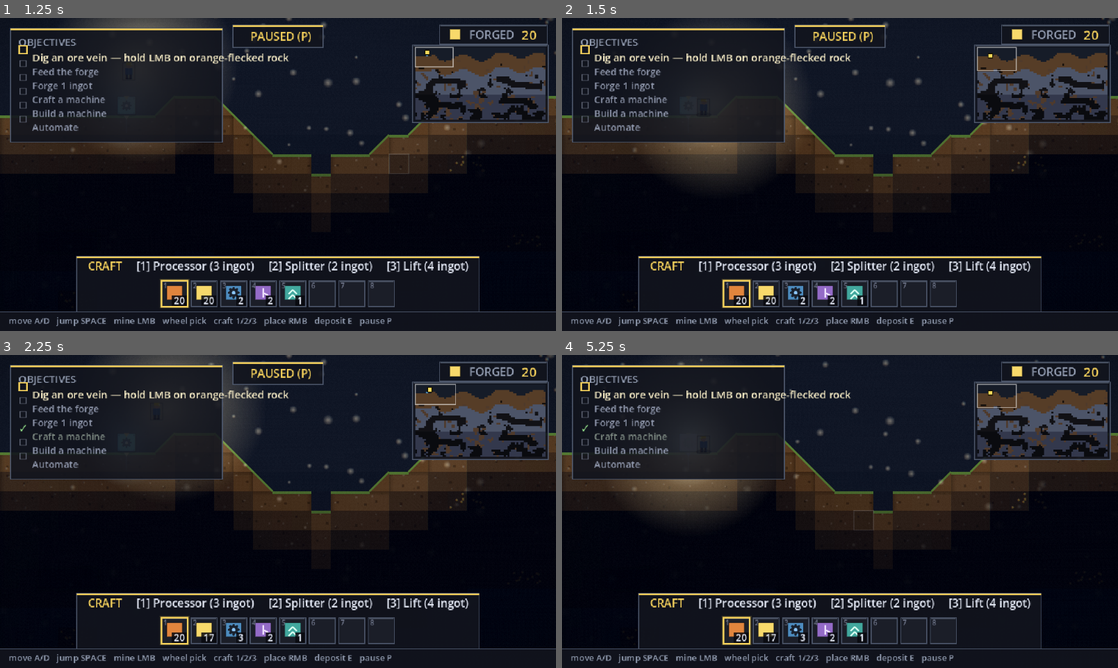
Above: before the commit, frames 1-4 (two rows, left to right).
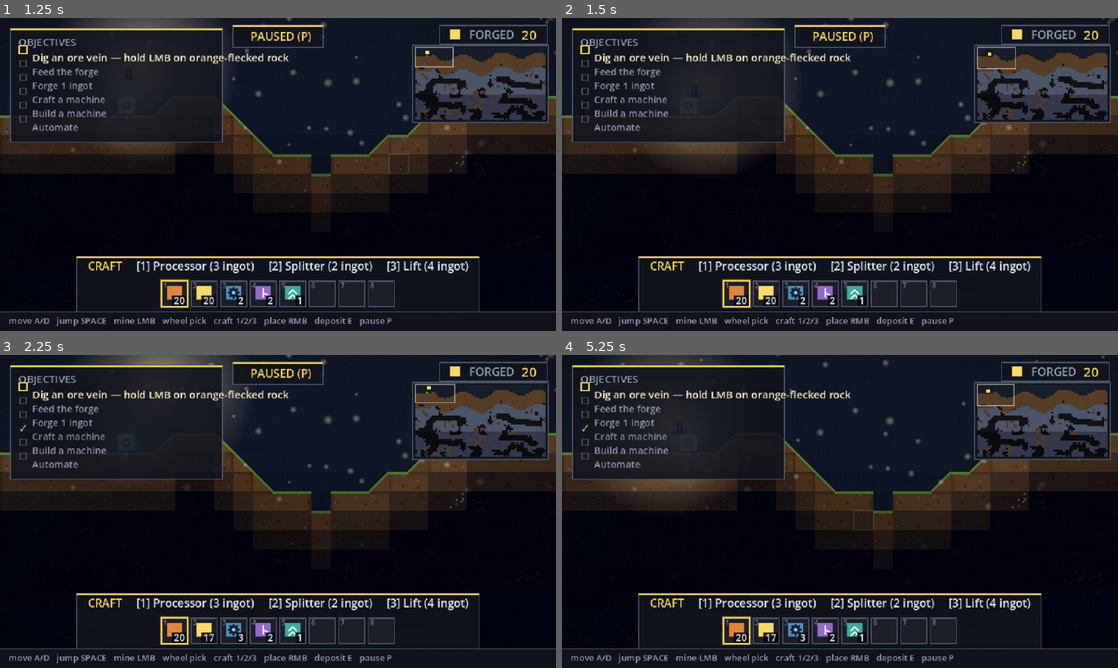
Above: after the commit, the same moments.

Repository: teohondascully/sinkforge
Game: Godot game, scene res://scenes/main.tscn
Same seed, same stepped clock (60 frames per second), same inputs: the game is played once before the commit and once after it.
Inputs (mouse positions are in pixels of both pictures, inside the frame that each line leads up to):
- Up to frame 1 (1.25 s): tap Enter at 0.5 s; move the mouse to (400, 158) at 0.52 s; hold Right from 0.53 s (still down); tap P at 0.6 s; click (400, 158) at 0.67 s; tap Space at 0.77 s
- Up to frame 2 (1.5 s): release Right at 1.25 s; drag from (728, 190) to (812, 237) at 1.27 s
- Up to frame 3 (2.25 s): tap Space at 2 s; move the mouse to (333, 442) at 2.02 s; hold Right from 2.03 s (still down); tap 1 at 2.1 s
- Up to frame 4 (5.25 s): release Right at 2.75 s; drag from (812, 574) to (673, 464) at 2.77 s; move the mouse to (1006, 558) at 3.52 s; hold Left 3.53-4.25 s; tap E at 3.6 s; tap Space at 3.77 s; drag from (673, 464) to (756, 433) at 4.27 s; tap Enter at 5 s; move the mouse to (867, 511) at 5.02 s; hold Left from 5.03 s (still down); tap P at 5.1 s; click (867, 511) at 5.17 s

Frame 1 is identical in both runs. In frame 2, 1.1% of the frame differs, in the area x 17-82%, y 0-52%; in frame 3, 0.4%; in frame 4, 1.8%, in the area x 9-82%, y 0-53%.

Commit message:
movement: unified auto step-up + floor-snap — fix pit-trap & stuck-on-step
Root cause (both reported bugs): the body had TWO disagreeing floor authorities —
a 1-D heightmap glide (surface_row/ramp_dir) and the real 2-D AABB resolve. The
heightmap can't see dug pits, cave floors, or machines, so:
- a dug 1-wide pit is a valley (ramp_dir 0) → no ramp to climb → the AABB wall
 blocked you ~1px before the (ramp-less) climb → trapped. (Fast-walking "auto-
 jumps" the same gap only because a wide body bridges it — inconsistent.)
- anywhere the heightmap glide bailed (post-dig terrain, a 2-tile-ish spot, a
 clearance reject), a 1-tile rise became an unclimbable wall → "stuck on a slope".

Fix — make the AABB the SOLE authority off genuine ramps:
- _follow_slope now acts ONLY on a rendered ramp (ramp_dir≠0); flat/pit/cave/
 post-dig terrain falls through to the AABB.
- _resolve_axis(true) gains auto STEP-UP: when blocked by a ≤MAX_STEP rise WITH
 head clearance (_aabb_blocked), lift onto it and keep moving — climbs out of a
 pit, over a cave ledge, AND over your own 1-tile machines (the long-deferred
 walk-over-machines). Taller walls / machine-with-ceiling stay honest jumps.
- _snap_to_floor: the mirror — hug a ≤MAX_DROP descending step so walking down
 reads smooth without the heightmap.
- a step-up skips that frame's gravity drop (else the same-frame fall yanks the
 perched body back down before it advances onto the ledge).

Harness: NEW tools/check_step.gd — a NO-JUMP traversal that asserts pit climb-out
+ machine walk-over (the gap check_walk masked with its stuck-jump workaround).
Both PASS. Regression: sim ALL PASS, run/jump in tolerance (apex 63 / speed 150),
check_walk no backward snaps (and 13% fewer frames — fewer forced hops), 5/5
play-goals MET.

Diff:
--- a/scenes/player.gd
+++ b/scenes/player.gd
@@ -4,11 +4,17 @@
 ## The embodied avatar — P2·S1a. PURELY a representation-layer entity: it reads the sim's world
 ## (is_solid / machine_at) for collision but NEVER enters the deterministic tick and never writes
 ## production state. Delete it and the factory numbers are identical. Movement is a small custom
-## platformer controller with per-axis move-then-resolve AABB collision against the sim's solid
-## cells, the machines, and the world walls/floor (safe from tunnelling at these speeds vs 32px
-## cells; would need substep clamping only under severe frame drops) — plain GDScript so the feel is
-## fully ours to
+## platformer controller with per-axis move-then-resolve AABB collision against the sim's solid cells,
+## the machines, and the world walls/floor (safe from tunnelling at these speeds vs 32px cells; would
+## need substep clamping only under severe frame drops) — plain GDScript so the feel is fully ours to
 ## tune (custom-now, not TileMap; see docs/DECISIONS.md / prompts/prototype-2.md).
+##
+## FLOOR AUTHORITY (the 2026-06 movement-rebuild fix). The heightmap slope-follow (surface_row/ramp_dir)
+## glides smooth 45° ramps but only knows a 1-D per-column surface — it can't see cave floors, dug pits,
+## or machines, so it used to FIGHT the AABB and trap you in a 1-pit. Now it acts ONLY on a genuine
+## rendered ramp (ramp_dir≠0); EVERYWHERE ELSE the AABB is the sole authority via two mirror moves in the
+## resolve: auto STEP-UP a ≤1-tile rise (climb out of a pit, over a machine, up a cave ledge) and
+## floor-SNAP a ≤1-tile descent (hug stairs/slopes without launching). Guarded by tools/check_step.gd.
 ##
 ## DESIGN-OPEN: every number here (speed, gravity, jump, size) is placeholder feel, measured vs
 ## intended by the harness (tools/measure_player.gd) and tuned by taste — see docs/HARNESS.md.
@@ -51,6 +57,8 @@
 var _was_on_floor: bool = false
 var _squash: float = 0.0             ## 0..1 landing squash, decays — pure visual
 var _walk_phase: float = 0.0         ## walk-cycle clock for the bob / future anim-frame pick
+var _step_grounded: bool = false     ## set per-step: may the horizontal resolve auto-step UP this frame?
+var _stepped: bool = false           ## set BY the resolve when it auto-stepped up onto a ledge this frame
 
 
 func _physics_process(delta: float) -> void:
@@ -107,24 +115,34 @@
 		velocity.y = minf(velocity.y, -LIFT_RISE_SPEED)
 		grounded = false
 
-	# Horizontal move, THEN follow the ground slope (lift/lower y in lockstep with x) BEFORE the
-	# horizontal collision resolve — so a single-tile rise is glided up as a 45° ramp rather than
-	# blocking x and teleporting. A taller rise isn't followed, so the resolve blocks it as a wall.
+	# Horizontal move. Two floor authorities, cleanly separated so they can't fight (the old conflict
+	# that trapped you in a dug 1-pit): on a GENUINE rendered ramp (ramp_dir≠0) the heightmap glides the
+	# feet up/down the 45° hypotenuse for a smooth slope; EVERYWHERE ELSE (flat, pits, valleys, caves,
+	# post-dig terrain, machines) the AABB is the sole authority — auto STEP-UP for ≤1-tile rises in the
+	# resolve below, and floor-SNAP for ≤1-tile descents. So slopes stay smooth, and you climb out of a
+	# pit / over a machine instead of wedging against it.
 	position.x += velocity.x * delta
-	var on_ramp: bool = false
-	if grounded and velocity.y >= 0.0:
-		on_ramp = _follow_slope()
+	var glided: bool = false
+	if grounded and velocity.y >= 0.0 and sim.ramp_dir(_cell_of(position).x) != 0:
+		glided = _follow_slope()
+	_step_grounded = grounded          # let the horizontal resolve auto-step ≤1-tile walls when grounded
+	_stepped = false
 	_resolve_axis(true)
 
-	# On a ramp the feet ride a virtual hypotenuse ABOVE the real solid square, so the square resolve
-	# can't see the floor — _follow_slope grounds the body itself. Otherwise integrate gravity normally.
-	if on_ramp:
+	# On a ramp the feet ride a virtual hypotenuse ABOVE the real solid square — _follow_slope grounds
+	# the body itself. An auto step-up likewise just placed the feet ON a ledge (perched on its edge, its
+	# footprint may still hang over the lower cell) — so SKIP this frame's gravity drop too, or the same
+	# frame's fall would yank it straight back down; next frame it walks forward fully onto the ledge.
+	# Otherwise integrate gravity, resolve, then snap down a descending step so the body HUGS the terrain.
+	if glided or _stepped:
 		velocity.y = 0.0
 		on_floor = true
 	else:
 		position.y += velocity.y * delta
 		on_floor = false
 		_resolve_axis(false)
+		if grounded and not on_floor and velocity.y >= 0.0:
+			_snap_to_floor()
 
 	# Landing squash + a one-shot "landed hard" signal for juice, on touching ground after a real fall.
 	if on_floor and not _was_on_floor and impact_v > 240.0:
@@ -201,6 +219,20 @@
 				var ov_y: float = minf(rect.end.y, cell_rect.end.y) - maxf(rect.position.y, cell_rect.position.y)
 				if ov_x > ov_y:
 					continue          # shallower in Y → a ledge to step/land onto, not a wall to block
+				# A WALL in our path. Before blocking, try to STEP UP onto it — the unified auto-step the
+				# heightmap slope-follow can't give: identical for a dug pit's edge, a cave ledge, and a
+				# placed machine (none are in surface_row/ramp_dir). Only a ≤1-tile rise WITH head
+				# clearance steps; anything taller stays a wall you must jump.
+				if _step_grounded and absf(velocity.x) > 1.0:
+					var lift: float = rect.end.y - cell_rect.position.y  # feet depth below the obstacle top
+					if lift > 0.5 and lift <= MAX_STEP:
+						var lifted := Rect2(rect.position.x, rect.position.y - lift, WIDTH, HEIGHT)
+						if not _aabb_blocked(lifted):
+							position.y -= lift
+							on_floor = true
+							_stepped = true          # tell _step to skip this frame's gravity drop
+							rect = _aabb()
+							continue                 # stepped up; keep the x-move, don't block it
 				# Push out by the penetration depth, away from the cell centre (no snap-to-face teleport).
 				position.x += ov_x if rect.get_center().x > cell_rect.get_center().x else -ov_x
 				velocity.x = 0.0
@@ -224,6 +256,45 @@
 	if cell.y < 0:
 		return false
 	return sim.is_solid(cell) or sim.machine_at(cell) != null
+
+
+## Hug descending terrain WITHOUT the heightmap: after a grounded move that left the body hanging just
+## above a lower step (a 1-tile drop, a descending stair, the lip of a pit), snap the feet down onto the
+## nearest solid within MAX_DROP so walking down reads smooth. A real drop (nothing within range) finds
+## no floor and lets gravity take over. Mirror of the auto step-up; together they replace the heightmap
+## glide on all non-ramp terrain.
+func _snap_to_floor() -> void:
+	var rect: Rect2 = _aabb()
+	var feet: float = rect.end.y
+	var best: float = feet + MAX_DROP + 1.0
+	var col_lo: int = floori((rect.position.x + 1.0) / float(CELL))
+	var col_hi: int = floori((rect.end.x - 1.0) / float(CELL))
+	var row_lo: int = floori(feet / float(CELL))
+	var row_hi: int = floori((feet + MAX_DROP) / float(CELL))
+	for cx: int in range(col_lo, col_hi + 1):
+		for ry: int in range(row_lo, row_hi + 1):
+			if _blocked(Vector2i(cx, ry)):
+				var top: float = float(ry * CELL)
+				if top >= feet - 1.0 and top < best:
+					best = top
+				break                       # first solid going down in this column = its floor
+	if best <= feet + MAX_DROP:
+		position.y += best - feet
+		on_floor = true
+		velocity.y = 0.0
+
+
+## True if any blocked cell overlaps `box` — the head-clearance check that gates an auto step-up (don't
+## step into a space the body won't fit, so a 2-tile wall or a low ceiling stays an honest wall).
+func _aabb_blocked(box: Rect2) -> bool:
+	var lo: Vector2i = _cell_of(box.position)
+	var hi: Vector2i = _cell_of(box.end - Vector2(0.001, 0.001))
+	for cy: int in range(lo.y, hi.y + 1):
+		for cx: int in range(lo.x, hi.x + 1):
+			if _blocked(Vector2i(cx, cy)) \
+					and box.intersects(Rect2(float(cx * CELL), float(cy * CELL), float(CELL), float(CELL))):
+				return true
+	return false
 
 
 func _aabb() -> Rect2:
--- /dev/null
+++ b/tools/check_step.gd
@@ -0,0 +1,123 @@
+extends SceneTree
+
+## The MISSING traversal component (VIBE_GAP harness gap): asserts the body can climb a ≤1-tile rise by
+## WALKING — with jumping DISABLED, so nothing masks the jam (check_walk's stuck-jump hops obstacles and
+## hides exactly these bugs). Two real-world cases the heightmap slope-follow can't cover:
+##   A. climb OUT of a dug 1-wide pit you fell into (a valley → ramp_dir 0)
+##   B. walk OVER one of your own 1-tile machines
+## HEADED:  /Applications/Godot.app/Contents/MacOS/Godot --path . --script res://tools/check_step.gd
+
+const SCENE: String = "res://scenes/main.tscn"
+
+var _main: MainView
+var _player: Player
+var _sim: FactorySim
+var _frames: int = 0
+var _phase: int = 0
+var _budget: int = 0
+var _fails: int = 0
+var _pit := Vector2i(-1, -1)
+var _mach_col: int = -1
+
+
+func _initialize() -> void:
+	Engine.max_fps = 60
+	_main = (load(SCENE) as PackedScene).instantiate()
+	get_root().add_child(_main)
+	print("== step-up traversal (no jumping) ==")
+	physics_frame.connect(_phys)
+
+
+## Leftmost column of a flat run of `length` columns clear of the world edges, or -1.
+func _flat_run(start: int, length: int) -> int:
+	for c: int in range(start, FactorySim.GRID_COLS - length - 1):
+		var r: int = _sim.surface_row(c)
+		if r >= FactorySim.GRID_ROWS - 3:
+			continue
+		var flat: bool = true
+		for k: int in range(1, length):
+			if _sim.surface_row(c + k) != r:
+				flat = false
+				break
+		if flat:
+			return c
+	return -1
+
+
+func _phys() -> void:
+	_frames += 1
+	if _frames < 20:
+		return
+	if _player == null:
+		_player = _main._player
+		_sim = _main.sim
+		_player.auto_input = false
+		_setup_pit()
+		return
+	_player.input_dir = 1.0          # walk RIGHT, and NEVER request_jump — pure walking
+	_budget -= 1
+
+	if _phase == 0:                  # A: escape the pit
+		if _player.position.x > float((_pit.x + 2) * 32):
+			print("  PASS: climbed OUT of a dug 1-pit by walking (x=%.0f)" % _player.position.x)
+			_setup_machine()
+		elif _budget <= 0:
+			printerr("  FAIL: stuck in the pit — walked to x=%.0f, never cleared col %d"
+				% [_player.position.x, _pit.x + 1])
+			_fails += 1
+			_setup_machine()
+	elif _phase == 1:                # B: walk over a machine
+		if _player.position.x > float((_mach_col + 2) * 32):
+			print("  PASS: walked OVER a 1-tile machine (x=%.0f)" % _player.position.x)
+			_done()
+		elif _budget <= 0:
+			printerr("  FAIL: stuck against the machine — walked to x=%.0f, never passed col %d"
+				% [_player.position.x, _mach_col])
+			_fails += 1
+			_done()
+
+
+## A: dig a 1-wide pit on a flat run and drop the body INTO it, then walk toward the far wall.
+func _setup_pit() -> void:
+	# Search well past the surface forge (placed at col 6) so the pit is dug in clean terrain — a pit
+	# under a machine is (correctly) unclimbable, which would be a bogus failure.
+	var f: int = _flat_run(12, 5)
+	if f < 0:
+		printerr("  (no flat run found to test the pit — skipping A)")
+		_setup_machine()
+		return
+	var r: int = _sim.surface_row(f)
+	_pit = Vector2i(f + 2, r)
+	_sim.set_solid(_pit, &"")                                   # carve the 1-wide, 1-deep hole
+	_player.position = Vector2(float(_pit.x * 32 + 16), float((r + 1) * 32) - Player.HEIGHT * 0.5)
+	_player.velocity = Vector2.ZERO
+	_phase = 0
+	_budget = 150
+	print("  dug a 1-pit at %s; body dropped in" % _pit)
+
+
+## B: place a machine on a fresh flat run; the body walks into it from the left.
+func _setup_machine() -> void:
+	var g: int = _flat_run(maxi(4, _pit.x + 4), 5)
+	if g < 0:
+		printerr("  (no flat run found to test the machine — skipping B)")
+		_done()
+		return
+	var r: int = _sim.surface_row(g)
+	_mach_col = g + 2
+	_sim.place_machine(load("res://src/data/machines/processor.tres"), Vector2i(_mach_col, r - 1))
+	_player.position = Vector2(float(g * 32 + 16), float(r * 32) - Player.HEIGHT * 0.5)
+	_player.velocity = Vector2.ZERO
+	_phase = 1
+	_budget = 220
+	print("  placed a machine at col %d; body left of it" % _mach_col)
+
+
+func _done() -> void:
+	physics_frame.disconnect(_phys)
+	if _fails == 0:
+		print("ALL STEP-UP TRAVERSALS PASS")
+		quit(0)
+	else:
+		printerr("%d step-up traversal(s) FAILED" % _fails)
+		quit(1)
